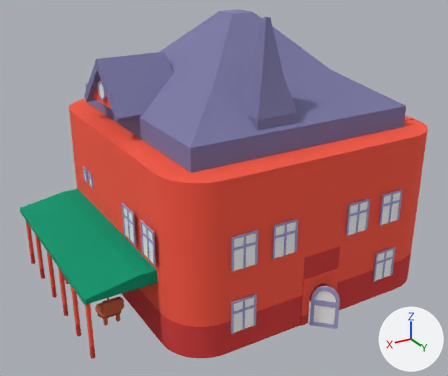
Before and after pictures for a commit that changed the glTF model assets/models/giant-building.glb.
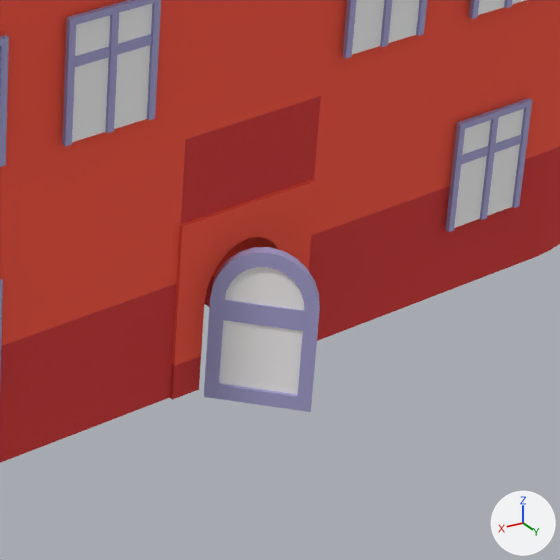
Each version appears first whole from a 50 mm camera at (7.29, 13.49, 8.46) aimed at (0.07, 1.46, 2.44), and next in a close-up on the part from 57% to 90% of the width and 59% to 98% of the height. Every picture has the same lights, and +X, +Y and +Z are marked at lower right. The last two pictures show the newer version. Vertices at exactly the same position are counted once.

The first close-up shows 'mergedBlocks(Clone)'.
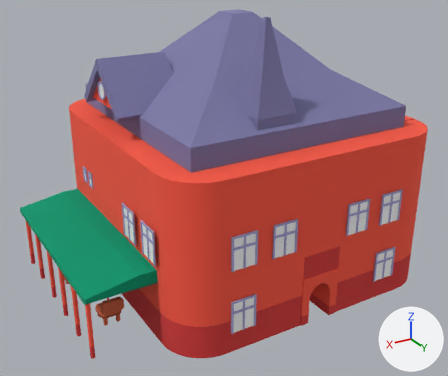
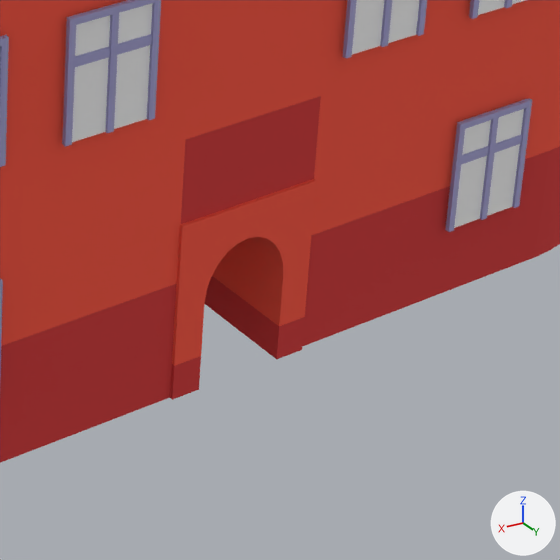
The change, as a diff of the scene's bpy script:
```diff
--- a/assets/models/giant-building.glb.py
+++ b/assets/models/giant-building.glb.py
@@ me_mesh_0 @@
 # used by ob_mergedblocks_clone; location = (0.0, 0.0, 0.0)
-me_mesh_0.from_pydata(...)  # 8918 vertices, 16913 faces; spans x -4.29..4.29, y -2.72..4.83, z 0.0..6.7
+me_mesh_0.from_pydata(...)  # 8776 vertices, 16683 faces; spans x -4.29..4.29, y -2.72..4.33, z 0.0..6.7
+# me_mesh_0 part 1: the loose piece of 66 vertices spanning x -0.93..-0.46, y 4.34..4.81, z 0.01..1.06 is deleted
+# me_mesh_0 part 2: the loose piece of 66 vertices spanning x -0.9..-0.44, y 4.36..4.83, z 0.01..1.06 is deleted
+# other edits to the shape of me_mesh_0 do not show in these pictures
 me_mesh_0.materials.append(mat_bricksdark_clone)
```

Pixel boxes (x1, y1, x2, y2) of what changed, in the close-ups (560 x 560 px):
part 1 of me_mesh_0, deleted: before (213, 247, 320, 404)
part 2 of me_mesh_0, deleted: before (204, 250, 319, 412)
